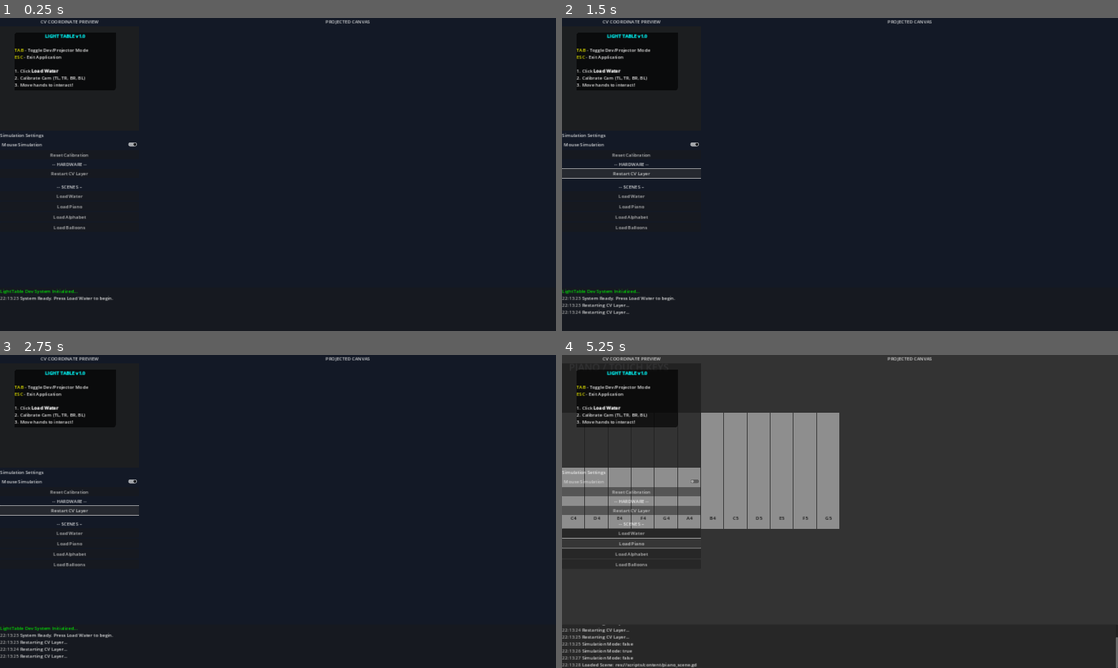
Above: before the commit, frames 1-4 (two rows, left to right).
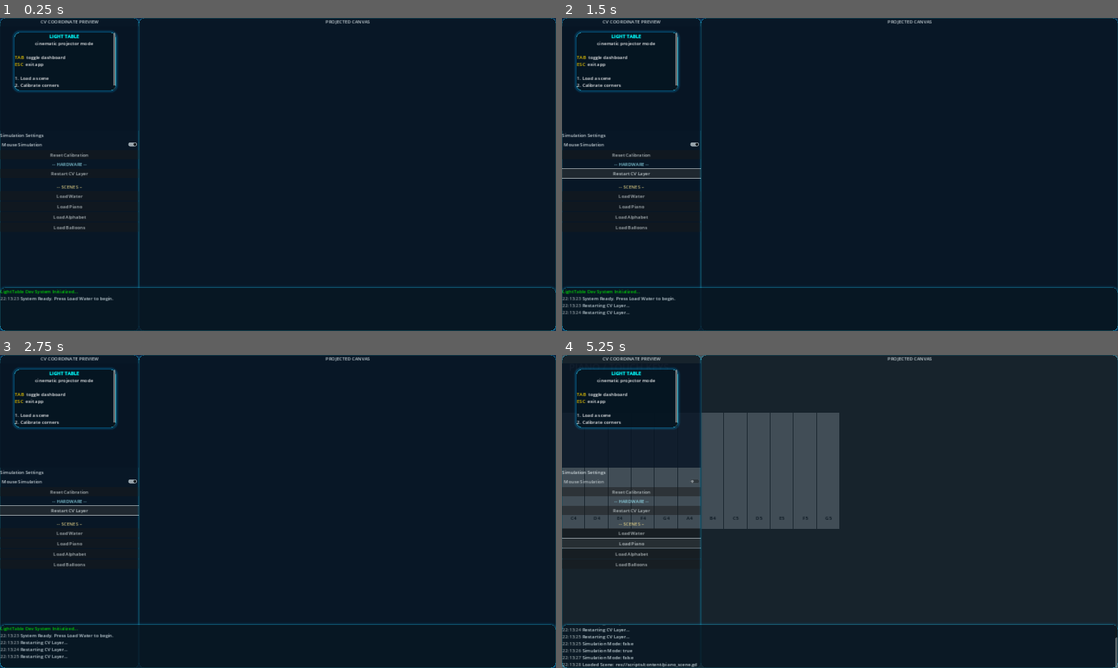
Above: after the commit, the same moments.

Repository: Illusiontechnique/LightTable
Game: Godot game, scene res://scenes/main.tscn
Two runs of this game, one before a commit and one after it. Both use one fixed random seed, a clock stepped at 60 frames per second and the inputs below.
Inputs:
- Up to frame 1 (0.25 s): no input
- Up to frame 2 (1.5 s): click "Restart CV Layer" at 0.5 s; click "Restart CV Layer" at 1.25 s
- Up to frame 3 (2.75 s): click "Restart CV Layer" at 2 s
- Up to frame 4 (5.25 s): click "Mouse Simulation" at 2.75 s; click "Mouse Simulation" at 3.5 s; click "Mouse Simulation" at 4.25 s; click "Load Piano" at 5 s

The runs differ from the first frame. In frame 1, 2.8% of the frame differs, in the area x 0-100%, y 0-100%; in frame 2, 2.9%; in frame 3, 3.0%; in frame 4, 93%.
Error before the commit: Invalid access to property or key 'socket' on a base object of type 'Node (osc_receiver.gd)'. (res://scripts/main.gd:112)
Error after the commit: Invalid access to property or key 'socket' on a base object of type 'Node (osc_receiver.gd)'. (res://scripts/main.gd:153)

Commit message:
Enhance water shader effects and improve UI styling in main.gd

Diff:
--- a/visual_layer/assets/shaders/water.gdshader
+++ b/visual_layer/assets/shaders/water.gdshader
@@ -2,8 +2,8 @@
 
 uniform sampler2D screen_texture : hint_screen_texture, repeat_disable, filter_linear_mipmap;
 uniform vec2 ripple_center = vec2(0.5, 0.5);
-uniform float ripple_strength = 0.25;
-uniform float wave_speed = 1.1;
+uniform float ripple_strength = 0.45;
+uniform float wave_speed = 1.15;
 uniform float wave_freq = 18.0;
 
 void fragment() {
@@ -11,26 +11,42 @@
 	float time = TIME * wave_speed;
 
 	vec2 motion = vec2(
-		sin(uv.y * wave_freq + time) * 0.006,
-		cos(uv.x * (wave_freq * 0.8) - time * 0.85) * 0.006
+		sin(uv.y * wave_freq + time * 1.25) * 0.009,
+		cos(uv.x * (wave_freq * 0.82) - time * 1.05) * 0.009
 	);
 
 	vec2 to_center = uv - ripple_center;
 	float dist = length(to_center);
-	float radial_wave = sin(dist * 75.0 - time * 10.0) * exp(-dist * 6.5) * ripple_strength;
-	vec2 radial_offset = normalize(to_center + vec2(0.0001)) * radial_wave * 0.02;
+	vec2 center_dir = normalize(to_center + vec2(0.0001));
+
+	float wave_front = sin(dist * 78.0 - time * 11.0);
+	wave_front = pow(abs(wave_front), 5.0) * exp(-dist * 6.0) * ripple_strength;
+	vec2 radial_offset = center_dir * wave_front * 0.035;
 
 	vec2 sample_uv = uv + motion + radial_offset;
-	vec4 scene_color = texture(screen_texture, sample_uv);
+	vec3 scene_color = texture(screen_texture, sample_uv).rgb;
 
-	float caustic_a = sin((uv.x + uv.y) * 22.0 + time * 1.6) * 0.5 + 0.5;
-	float caustic_b = cos((uv.x - uv.y) * 28.0 - time * 1.2) * 0.5 + 0.5;
-	float caustics = pow(caustic_a * caustic_b, 2.5);
+	float caustic_a = sin((uv.x + uv.y) * 24.0 + time * 1.7) * 0.5 + 0.5;
+	float caustic_b = cos((uv.x - uv.y) * 31.0 - time * 1.25) * 0.5 + 0.5;
+	float caustics = pow(caustic_a * caustic_b, 3.0);
 
-	vec3 water_tint = vec3(0.05, 0.35, 0.75);
-	vec3 color = mix(scene_color.rgb, water_tint, 0.18);
-	color += caustics * vec3(0.08, 0.18, 0.22);
-	color += radial_wave * vec3(0.18, 0.22, 0.25);
+	float sun_glow = pow(max(0.0, 1.0 - distance(uv, vec2(0.45, 0.25)) * 1.55), 3.2);
+	float sweep = pow(sin((uv.x * 10.0 + uv.y * 6.0) + time * 0.9) * 0.5 + 0.5, 2.0);
+
+	float ring = 1.0 - smoothstep(0.0, 0.028, abs(dist - 0.17 - sin(time * 0.8 + dist * 16.0) * 0.006));
+	float edge_vignette = smoothstep(0.95, 0.35, dist);
+
+	vec3 deep_color = vec3(0.01, 0.06, 0.14);
+	vec3 aqua = vec3(0.02, 0.65, 0.92);
+	vec3 foam = vec3(0.80, 0.98, 1.0);
+	vec3 glow = aqua * (caustics * 0.55 + sun_glow * 0.9 + sweep * 0.18 + ring * 0.85);
+	glow += foam * (sun_glow * 0.18 + ring * 0.35);
+
+	vec3 color = mix(deep_color, scene_color, 0.20);
+	color += glow;
+	color *= mix(vec3(0.55, 0.68, 0.82), vec3(1.0), edge_vignette);
+	color = mix(color, vec3(0.0, 0.03, 0.08), smoothstep(0.82, 1.0, dist));
+	color = pow(color, vec3(0.92));
 
 	COLOR = vec4(color, 1.0);
 }
--- a/visual_layer/scripts/main.gd
+++ b/visual_layer/scripts/main.gd
@@ -4,6 +4,9 @@
 @onready var background = $Background
 @onready var interaction_container = $Interactions
 @onready var dev_dashboard = $UI/DevDashboard
+@onready var cam_preview_panel = $UI/DevDashboard/HSplit/CamPreview
+@onready var output_preview_panel = $UI/DevDashboard/HSplit/OutputPreview
+@onready var console_panel = $UI/DevDashboard/Console
 @onready var log_text = $UI/DevDashboard/Console/LogText
 @onready var cam_rect = $UI/DevDashboard/HSplit/CamPreview/VBox/CamRect
 @onready var hand_points_container = $UI/DevDashboard/HSplit/CamPreview/VBox/CamRect/HandPoints
@@ -25,33 +28,69 @@
 
 	# Scene Selection Buttons
 	setup_scene_buttons()
+	apply_cinematic_ui()
 
 	# Dev Dashboard toggle
 	dev_dashboard.visible = true # Start with dashboard for dev
 	dev_dashboard.modulate = Color(1, 1, 1, 0.82)
 	log_message("System Ready. Press Load Water to begin.")
 
+func apply_cinematic_ui():
+	var panel_style = StyleBoxFlat.new()
+	panel_style.bg_color = Color(0.03, 0.05, 0.08, 0.88)
+	panel_style.corner_radius_top_left = 18
+	panel_style.corner_radius_top_right = 18
+	panel_style.corner_radius_bottom_left = 18
+	panel_style.corner_radius_bottom_right = 18
+	panel_style.border_width_left = 1
+	panel_style.border_width_top = 1
+	panel_style.border_width_right = 1
+	panel_style.border_width_bottom = 1
+	panel_style.border_color = Color(0.20, 0.88, 1.0, 0.55)
+	panel_style.shadow_color = Color(0.0, 0.7, 1.0, 0.2)
+	panel_style.shadow_size = 8
+
+	cam_preview_panel.add_theme_stylebox_override("panel", panel_style)
+	output_preview_panel.add_theme_stylebox_override("panel", panel_style)
+	console_panel.add_theme_stylebox_override("panel", panel_style)
+
+	cam_rect.color = Color(0.03, 0.08, 0.14, 1.0)
+	log_text.modulate = Color(0.92, 0.98, 1.0, 1.0)
+	cam_preview_panel.modulate = Color(0.95, 0.99, 1.0, 1.0)
+	output_preview_panel.modulate = Color(0.95, 0.99, 1.0, 1.0)
+
 func add_instruction_overlay():
 	var panel = PanelContainer.new()
 	panel.name = "WelcomeBox"
-	panel.modulate.a = 0.9
+	panel.modulate = Color(1, 1, 1, 0.94)
 	panel.position = Vector2(50, 50)
 	panel.size = Vector2(350, 200)
 
 	var style = StyleBoxFlat.new()
-	style.bg_color = Color(0, 0, 0, 0.7)
-	style.corner_radius_top_left = 10
-	style.corner_radius_bottom_right = 10
+	style.bg_color = Color(0.02, 0.04, 0.07, 0.88)
+	style.corner_radius_top_left = 18
+	style.corner_radius_top_right = 18
+	style.corner_radius_bottom_left = 18
+	style.corner_radius_bottom_right = 18
+	style.border_width_left = 1
+	style.border_width_top = 1
+	style.border_width_right = 1
+	style.border_width_bottom = 1
+	style.border_color = Color(0.3, 0.95, 1.0, 0.75)
+	style.shadow_color = Color(0.0, 0.7, 1.0, 0.35)
+	style.shadow_size = 10
 	panel.add_theme_stylebox_override("panel", style)
 
 	var label = RichTextLabel.new()
 	label.bbcode_enabled = true
-	label.text = "[center][b][color=aqua]LIGHT TABLE v1.0[/color][/b][/center]\n\n" + \
-				 "[color=yellow]TAB[/color] - Toggle Dev/Projector Mode\n" + \
-				 "[color=yellow]ESC[/color] - Exit Application\n\n" + \
-				 "1. Click [b]Load Water[/b]\n" + \
-				 "2. Calibrate Cam (TL, TR, BR, BL)\n" + \
-				 "3. Move hands to interact!"
+	label.text = "[center][b][color=cyan]LIGHT TABLE[/color][/b][/center]\n" + \
+				 "[center][color=white]cinematic projector mode[/color][/center]\n\n" + \
+				 "[color=gold]TAB[/color]  toggle dashboard\n" + \
+				 "[color=gold]ESC[/color]  exit app\n\n" + \
+				 "[color=white]1.[/color] Load a scene\n" + \
+				 "[color=white]2.[/color] Calibrate corners\n" + \
+				 "[color=white]3.[/color] Move hands over the surface"
+	label.modulate = Color(1, 1, 1, 0.98)
 
 	panel.add_child(label)
 	$UI.add_child(panel)
@@ -63,6 +102,7 @@
 	var camera_label = Label.new()
 	camera_label.text = "-- HARDWARE --"
 	camera_label.horizontal_alignment = HORIZONTAL_ALIGNMENT_CENTER
+	camera_label.modulate = Color(0.65, 0.95, 1.0)
 	btn_container.add_child(camera_label)
 
 	var restart_cam_btn = Button.new()
@@ -77,6 +117,7 @@
 	var scene_label = Label.new()
 	scene_label.text = "-- SCENES --"
 	scene_label.horizontal_alignment = HORIZONTAL_ALIGNMENT_CENTER
+	scene_label.modulate = Color(1.0, 0.88, 0.55)
 	btn_container.add_child(scene_label)
 
 	var scenes = {
